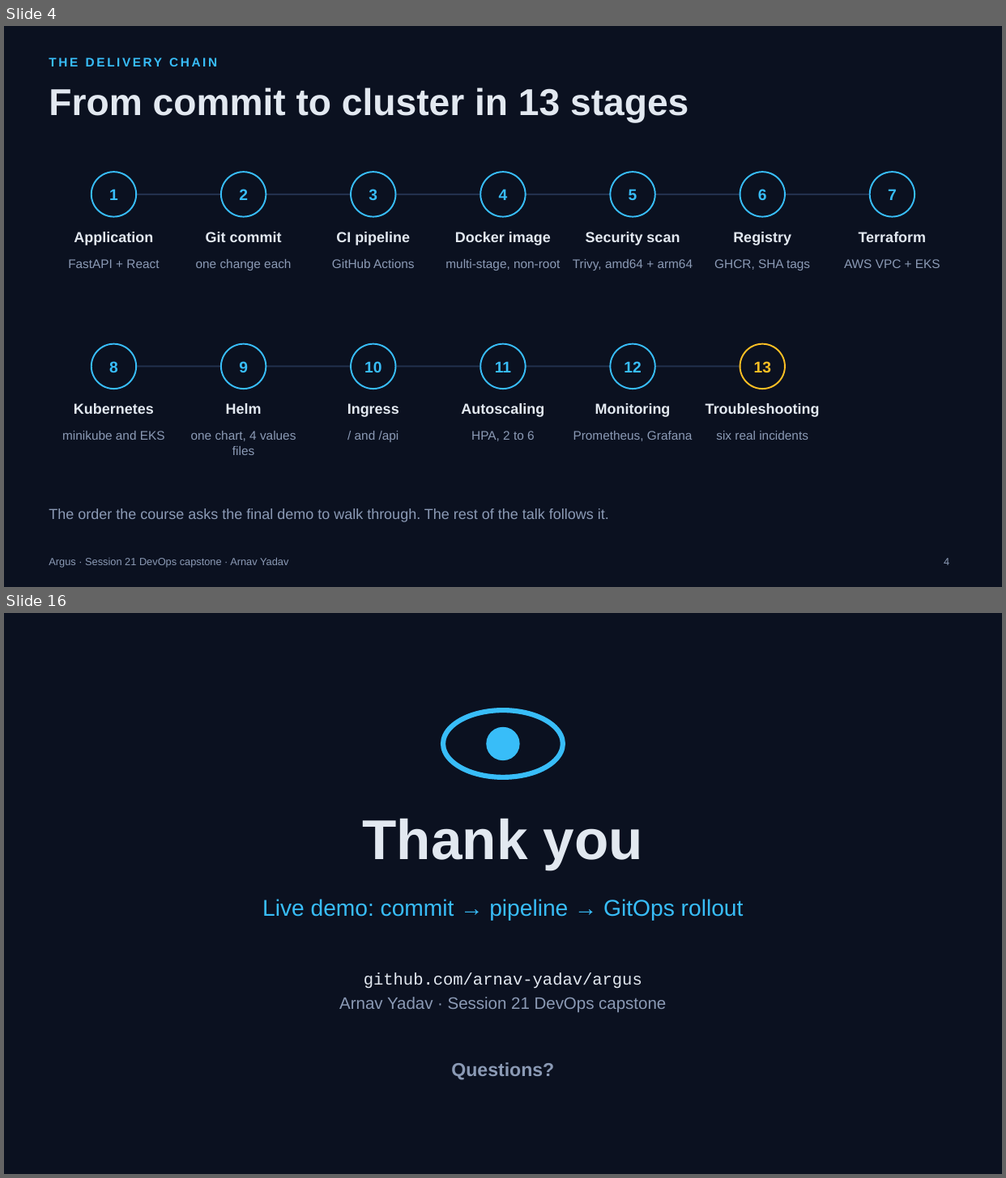
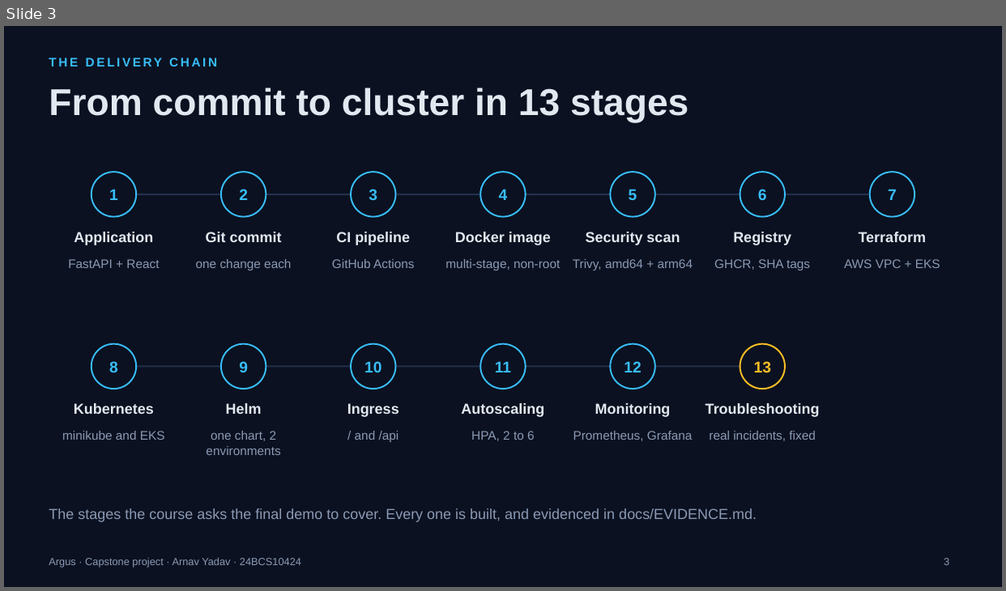
Before and after one commit to arnav-yadav/argus, a slide deck: docs/Argus-presentation.pptx. Shown one above the other, each under a label of ours: slides 4 and 16 before the commit, slide 3 after it; the slides between them are not shown. The pictures are 1006x1178 and 1006x591 pixels, drawn with LibreOffice and Linux fonts; fonts in the diff are those of the drawing. Boxes give left, top, right and bottom in pixels: in the first picture for what was removed or moved away, otherwise in the second. Text is boxed around its words. In the diff, an @@ line names an element or a change of style, - is before the commit and + after.

Commit message:
Cut the presentation to seven slides
Sixteen slides was more than a presentation slot allows. The deck now covers the same
delivery chain in seven: the app, the chain, build and ship, run, observe, and the live
demo. It names the project as a capstone with the author's roll number.

```diff
--- a/docs/Argus-presentation.pptx
+++ b/docs/Argus-presentation.pptx
@@ slide 16 removed at [4,613,1002,1174], background #0B1120 @@
@@ ellipse removed at [444,710,563,777] @@
@@ ellipse removed at [486,726,520,760] @@
@@ text removed at [363,818,643,870] @@
-Thank you
@@ text removed at [262,899,744,921] @@
-Live demo: commit → pipeline → GitOps rollout
@@ text removed at [339,973,666,1012] @@
-github.com/arnav-yadav/argus
-Arnav Yadav · Session 21 DevOps capstone
@@ text removed at [451,1063,554,1080] @@
-Questions?
@@ what was slide 4 is now slide 3 @@
@@ slide 3 changed as well @@
@@ text at [206,431,280,455]: text changed @@
-one chart, 4 values files
+one chart, 2 environments
@@ text at [709,431,815,442]: text changed @@
-six real incidents
+real incidents, fixed
@@ text at [49,509,756,523]: text changed @@
-The order the course asks the final demo to walk through. The rest of the talk follows it.
+The stages the course asks the final demo to cover. Every one is built, and evidenced in docs/EVIDENCE.md.
@@ text at [49,557,301,568]: text changed @@
-Argus · Session 21 DevOps capstone · Arnav Yadav
+Argus · Capstone project · Arnav Yadav · 24BCS10424
@@ page number at [944,558,949,565]: text changed @@
-4
+3
```
Also in this commit, not shown: 3 other slides changed, 3 slides added, 11 other slides removed, 2 other files.
